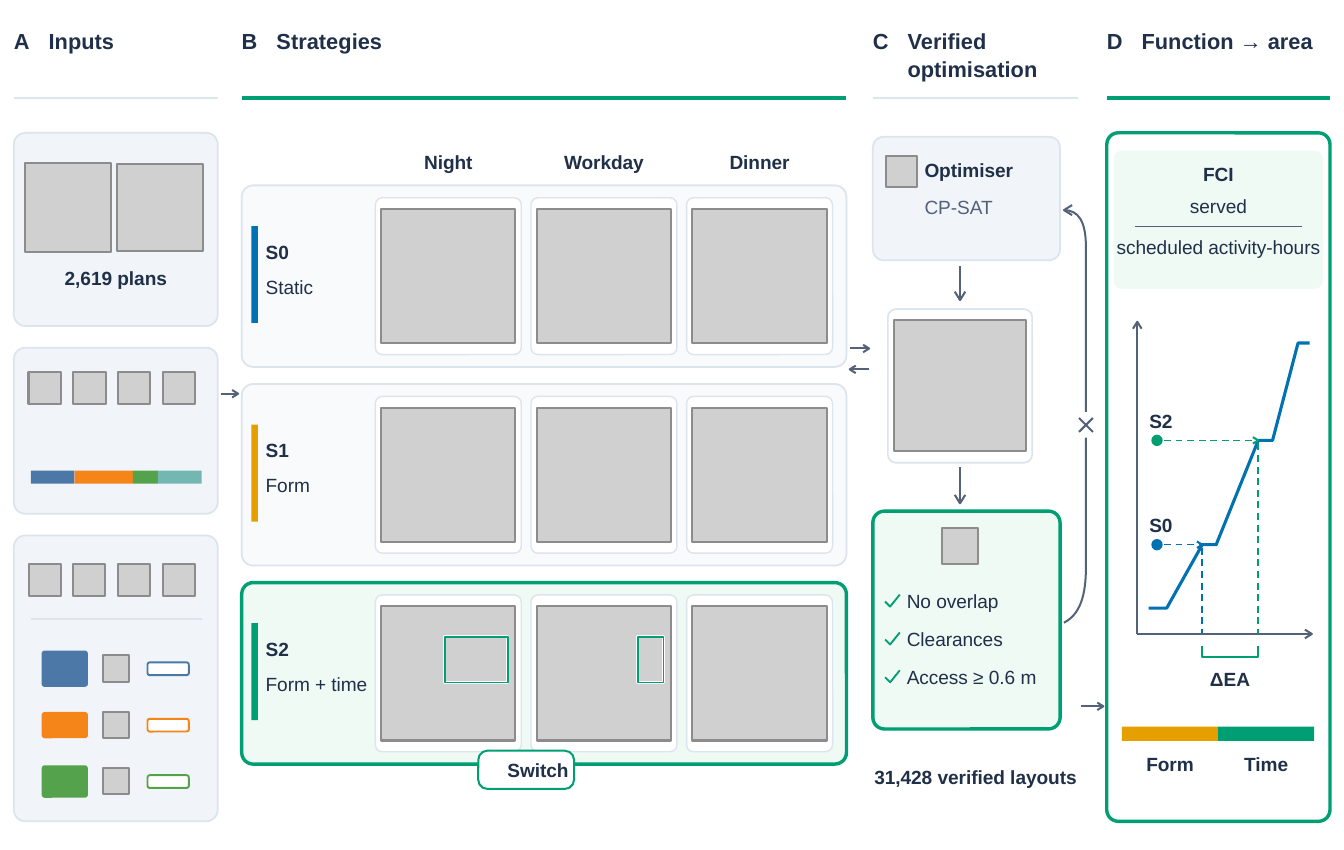
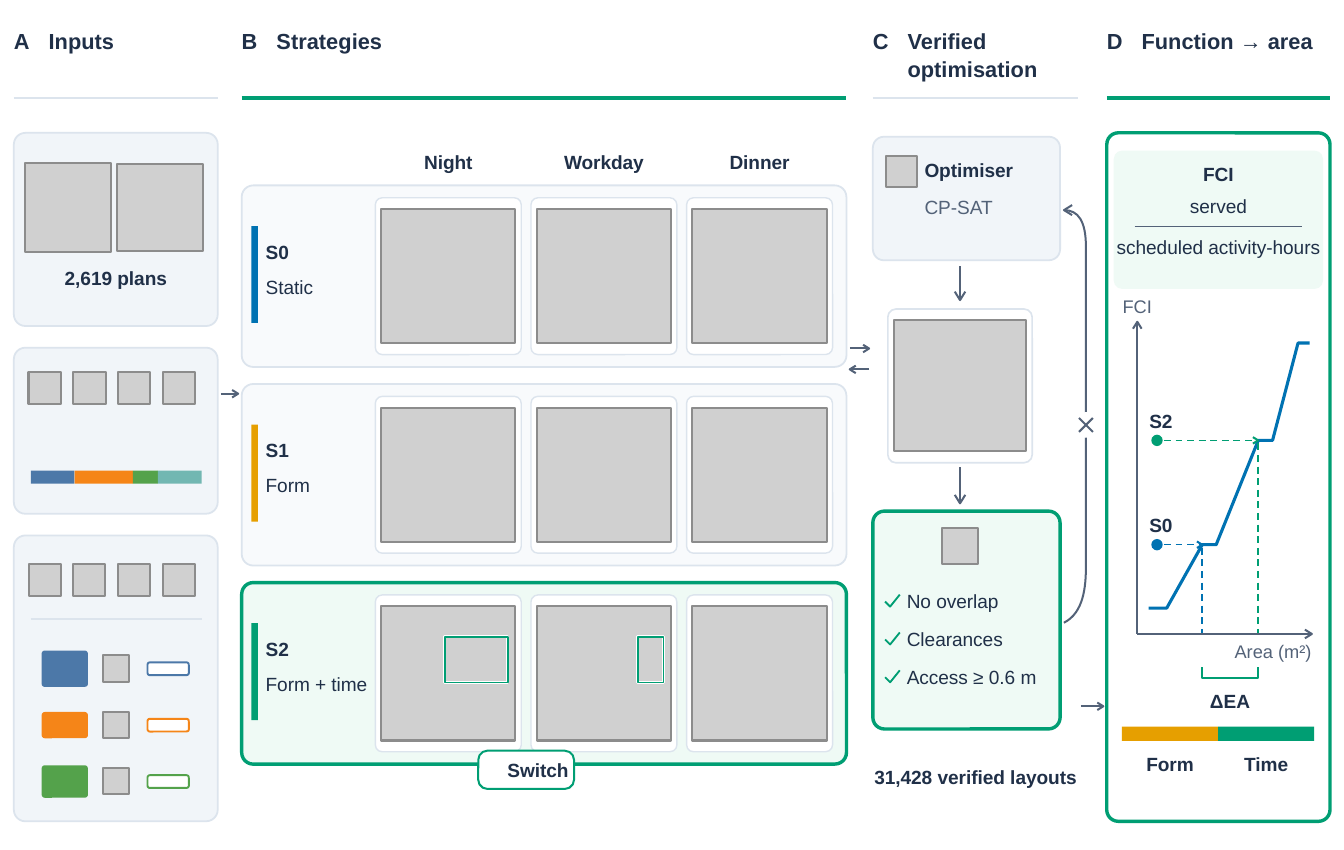
Before and after one commit to Casey-sketch-cyber/research, a slide deck: slide 1 of paper/figures/fig1/Figure1.pptx. Drawn at 1344x850 pixels with LibreOffice and Linux fonts; fonts in the diff are those of the drawing; grey boxes stand for pictures; background and template pictures are left out. Boxes give left, top, right and bottom in pixels: in the first picture for what was removed or moved away, otherwise in the second. Text is boxed around its words. In the diff, an @@ line names an element or a change of style, - is before the commit and + after.

```diff
--- a/paper/figures/fig1/Figure1.pptx
+++ b/paper/figures/fig1/Figure1.pptx
@@ text added at <box>1123,300,1152,313</box>, 6.8 pt, text #536278 @@
+FCI
@@ text added at <box>1235,645,1311,662</box>, 6.8 pt, text #536278 @@
+Area (m²)
@@ text "ΔEA": place and size @@
-text "ΔEA" at <box>1210,673,1250,686</box>
+text "ΔEA" at <box>1210,695,1250,708</box>
@@ freeform shape: place and size @@
-freeform shape at <box>1203,646,1260,657</box>
+freeform shape at <box>1203,667,1260,679</box>
```
Also in this commit, not shown: 5 other files.
